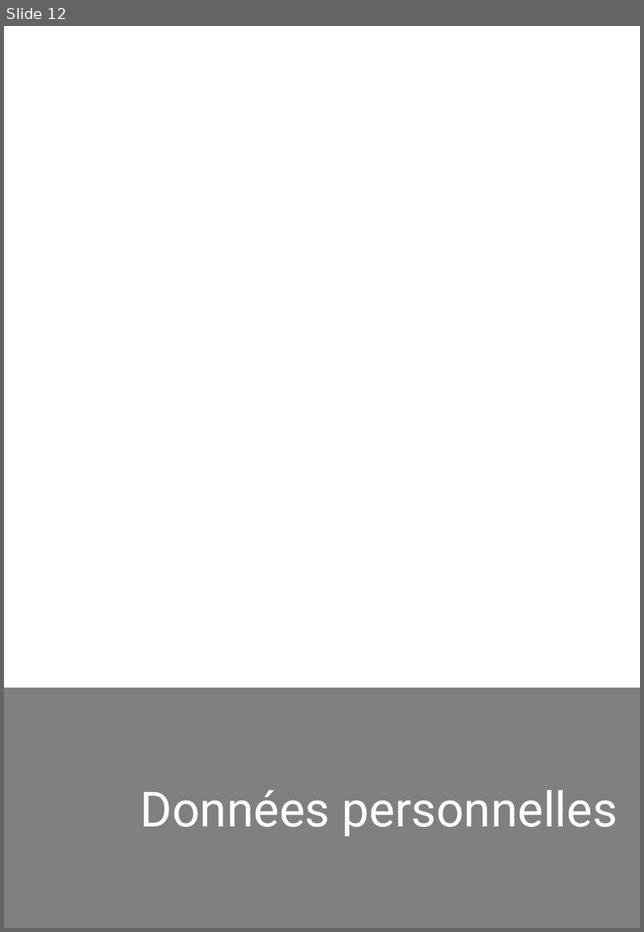
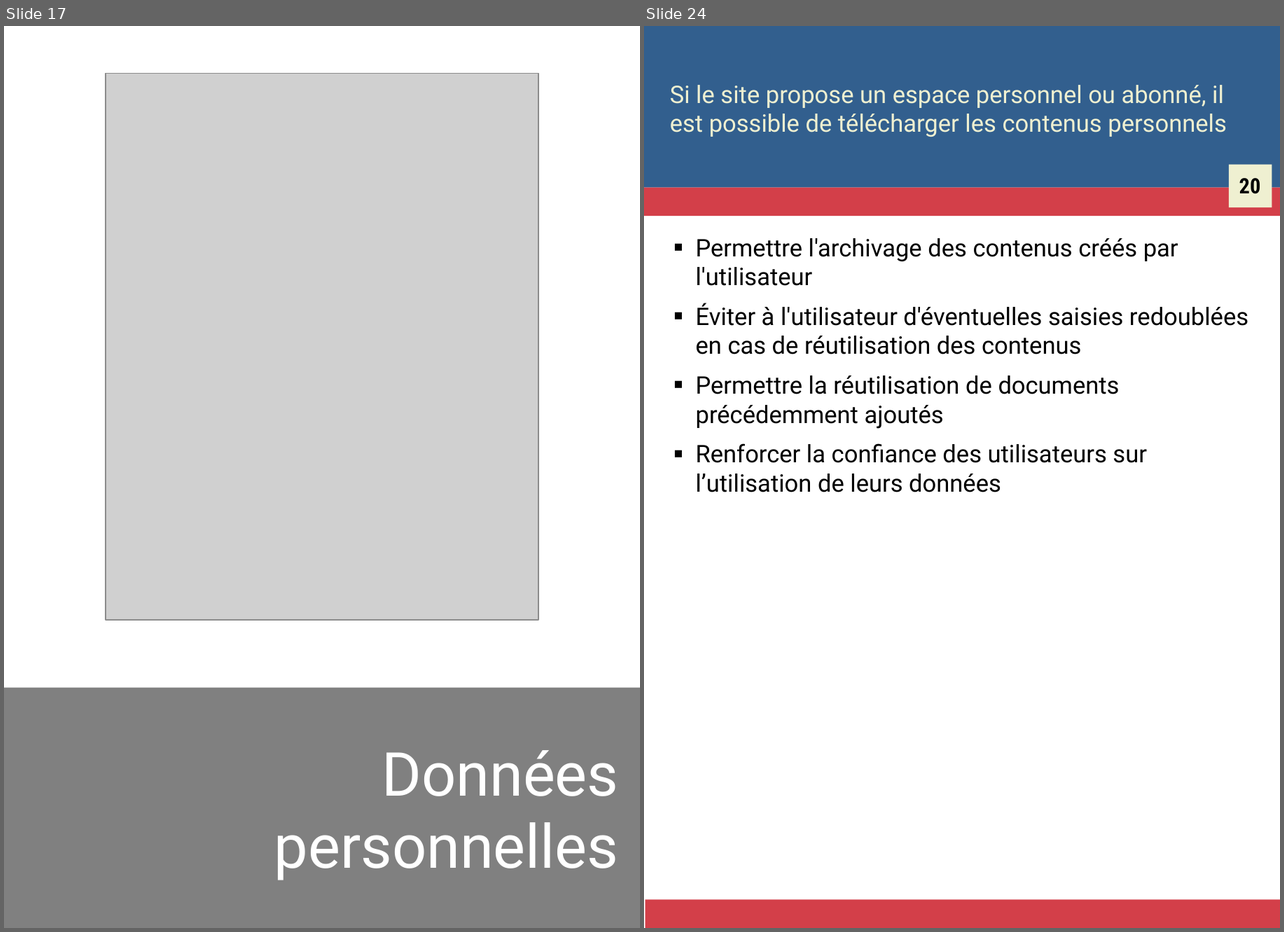
Before and after one commit to Zigazou/bonnes-pratiques-illustrees, a slide deck: bonnes-pratiques.odp. Shown side by side, each under a label of ours: slide 12 before the commit, slides 17 and 24 after it; the slides between them are not shown. The pictures are 644x932 and 1284x932 pixels, drawn with LibreOffice and Linux fonts; fonts in the diff are those of the drawing; grey boxes stand for pictures. Boxes give left, top, right and bottom in pixels: in the first picture for what was removed or moved away, otherwise in the second. Text is boxed around its words. In the diff, an @@ line names an element or a change of style, - is before the commit and + after.

Commit message:
Quelques modifications sur la mise en page Ajout des dessins Humaaans de Pablo Stanley

```diff
--- a/bonnes-pratiques.odp
+++ b/bonnes-pratiques.odp
@@ slide 24 added at (644, 26, 1280, 928), background #FFFFFF @@
@@ rectangle added at (644, 26, 1280, 188), fill #325F8E @@
@@ title added at (670, 85, 1226, 137), 16 pt, text #EFF0D1 @@
+Si le site propose un espace personnel ou abonné, il est possible de télécharger les contenus personnels
@@ rectangle added at (1228, 165, 1271, 207), fill #EFF0D1 @@
@@ rectangle added at (644, 188, 1280, 216), fill #D33F49 @@
@@ text added at (1239, 178, 1261, 194), 14 pt, text #000000, bold @@
+20
@@ text added at (696, 238, 1248, 492), 16 pt, text #000000 @@
+■ Permettre l'archivage des contenus créés par l'utilisateur
+■ Éviter à l'utilisateur d'éventuelles saisies redoublées en cas de réutilisation des contenus
+■ Permettre la réutilisation de documents précédemment ajoutés
+■ Renforcer la confiance des utilisateurs sur l’utilisation de leurs données
@@ rectangle added at (645, 900, 1280, 928), fill #D33F49 @@
@@ what was slide 12 is now slide 17 @@
@@ slide 17 changed as well @@
@@ picture added at (106, 73, 538, 619) @@
@@ title "Données personnelles" at (274, 750, 619, 880): size 32 to 40 pt @@
```
Also in this commit, not shown: 24 other slides changed, 35 other slides added, 7 other files.
